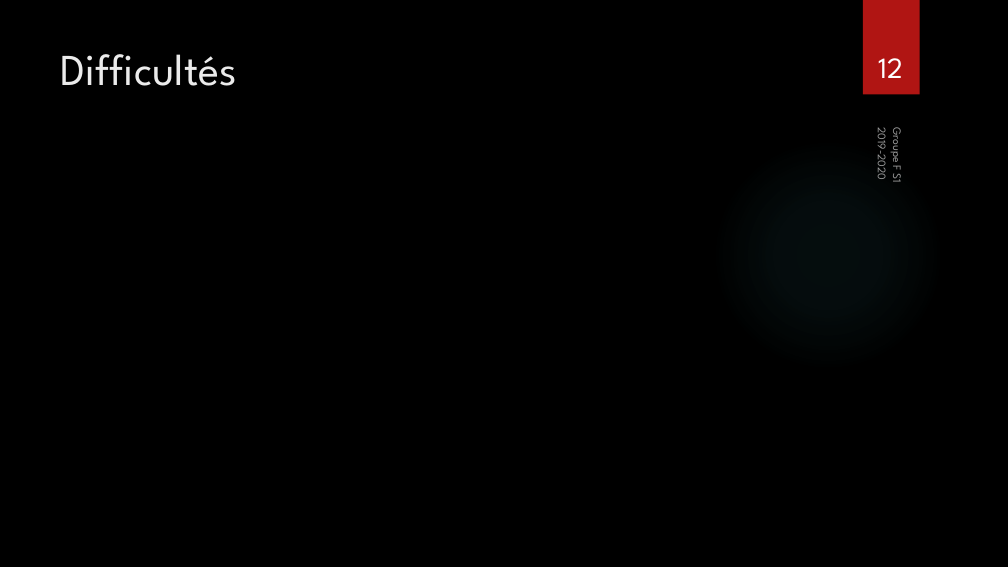
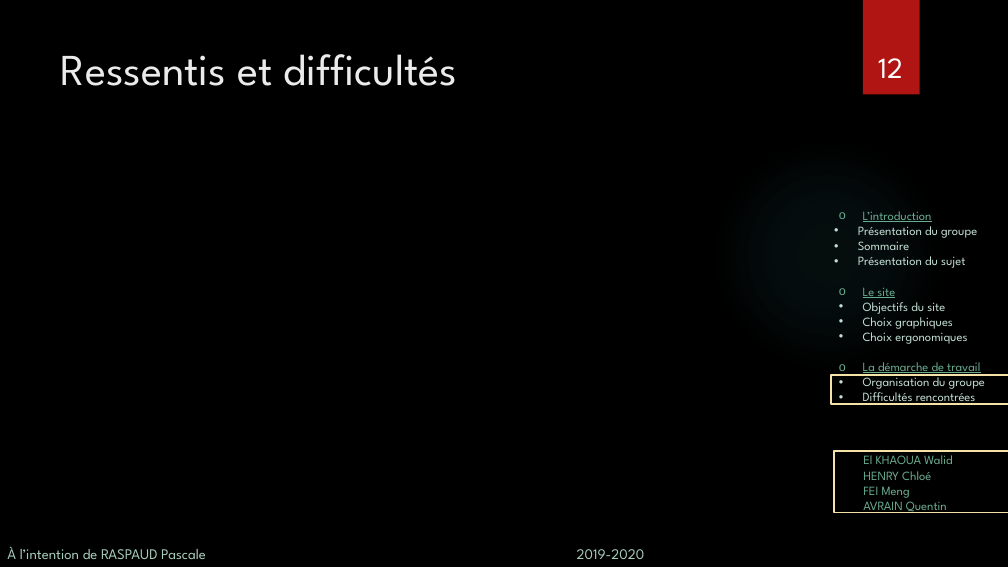
Before and after one commit to wldl/ptut, a slide deck: slide 12 of soutenance/Soutenance.pptx. Drawn at 1008x567 pixels with LibreOffice and Linux fonts; fonts in the diff are those of the drawing; background and template pictures are left out. Boxes give left, top, right and bottom in pixels: in the first picture for what was removed or moved away, otherwise in the second. Text is boxed around its words. In the diff, an @@ line names an element or a change of style, - is before the commit and + after.

```diff
--- a/soutenance/Soutenance.pptx
+++ b/soutenance/Soutenance.pptx
@@ title at (x1=61, y1=54, x2=458, y2=86): text changed @@
-Difficultés
+Ressentis et difficultés
@@ text removed at (x1=874, y1=132, x2=891, y2=179) @@
-2019-2020
@@ text removed at (x1=889, y1=130, x2=906, y2=182) @@
-Groupe F S1
@@ text added at (x1=858, y1=211, x2=985, y2=405), 12 pt, text #C3DED3 @@
+  o L’introduction
+  • Présentation du groupe
+  • Sommaire
+  • Présentation du sujet
+  o Le site
+  • Objectifs du site
+  • Choix graphiques
+  • Choix ergonomiques
+  o La démarche de travail
+  • Organisation du groupe
+  • Difficultés rencontrées
@@ rectangle added at (x1=831, y1=375, x2=1008, y2=405), outline #F5E2A9 1.5 pt @@
@@ rectangle added at (x1=834, y1=451, x2=1008, y2=513), outline #F5E2A9 1.5 pt @@
@@ text added at (x1=863, y1=451, x2=953, y2=513), 12 pt, text #6AAC90 @@
+El KHAOUA Walid
+HENRY Chloé
+FEI Meng
+AVRAIN Quentin
@@ text added at (x1=7, y1=546, x2=645, y2=559), 14 pt, text #A6CDBC @@
+À l’intention de RASPAUD Pascale 2019-2020
```
Also in this commit, not shown: 10 other slides changed, 1 slide added, 1 slide removed, 3 other files.
